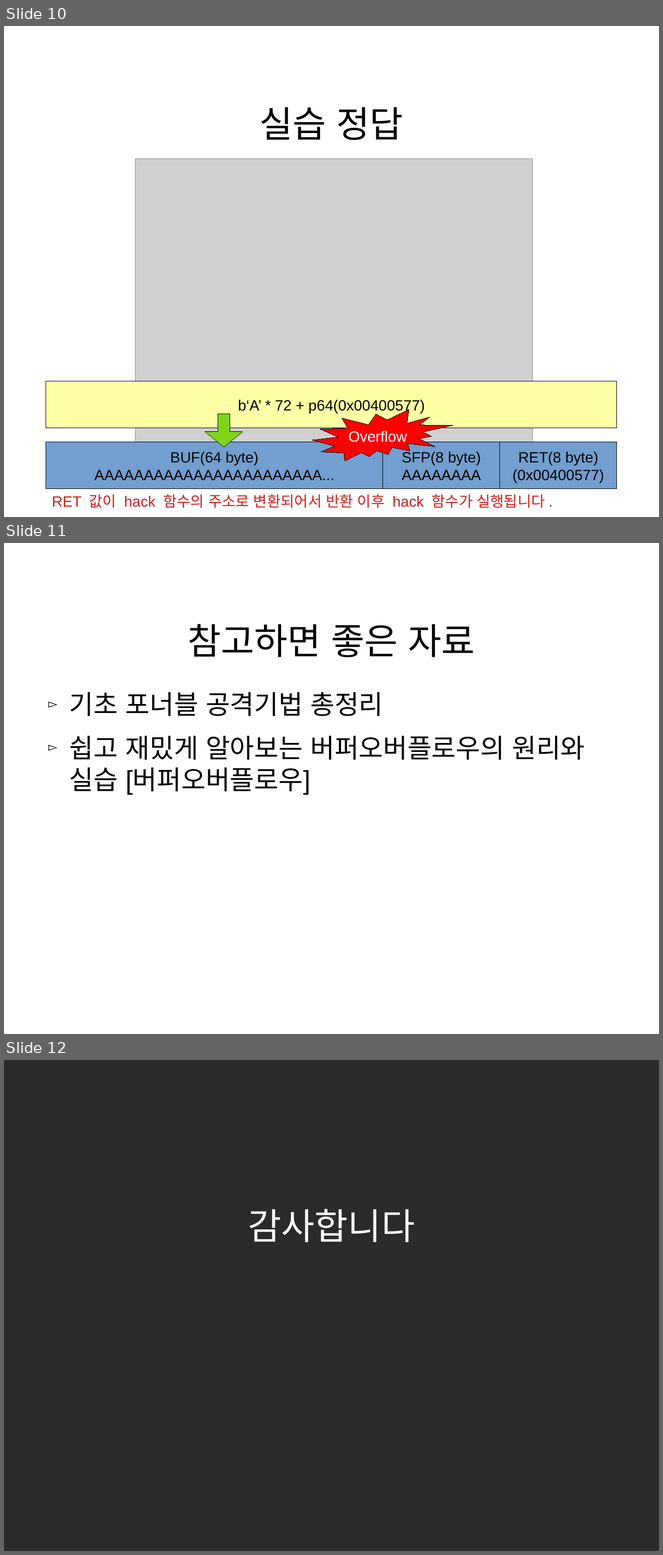
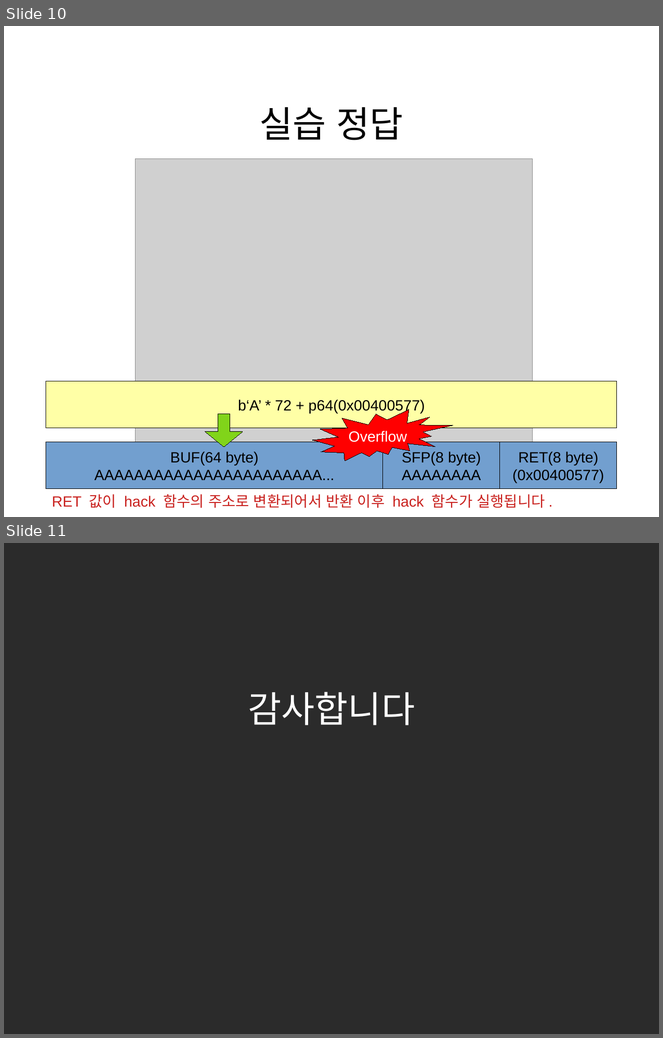
Before and after one commit to movptr06/hacking-study, a slide deck: Study01/presentation.odp. Shown one above the other, each under a label of ours: slides 10, 11 and 12 before the commit, slides 10 and 11 after it. The pictures are 663x1555 and 663x1038 pixels, drawn with LibreOffice and Linux fonts; fonts in the diff are those of the drawing; grey boxes stand for pictures; background and template pictures are left out; a plain dark background stands for a picture behind light text. Boxes give left, top, right and bottom in pixels: in the first picture for what was removed or moved away, otherwise in the second. Text is boxed around its words. In the diff, an @@ line names an element or a change of style, - is before the commit and + after.

```diff
--- a/Study01/presentation.odp
+++ b/Study01/presentation.odp
@@ slide 11 removed at <box>4,543,659,1034</box>, background #FFFFFF @@
@@ title removed at <box>188,624,475,657</box> @@
-참고하면 좋은 자료
@@ text removed at <box>70,692,585,795</box> @@
-▻ 기초 포너블 공격기법 총정리
-▻ 쉽고 재밌게 알아보는 버퍼오버플로우의 원리와 실습 [버퍼오버플로우]
@@ what was slide 12 is now slide 11 @@
```
